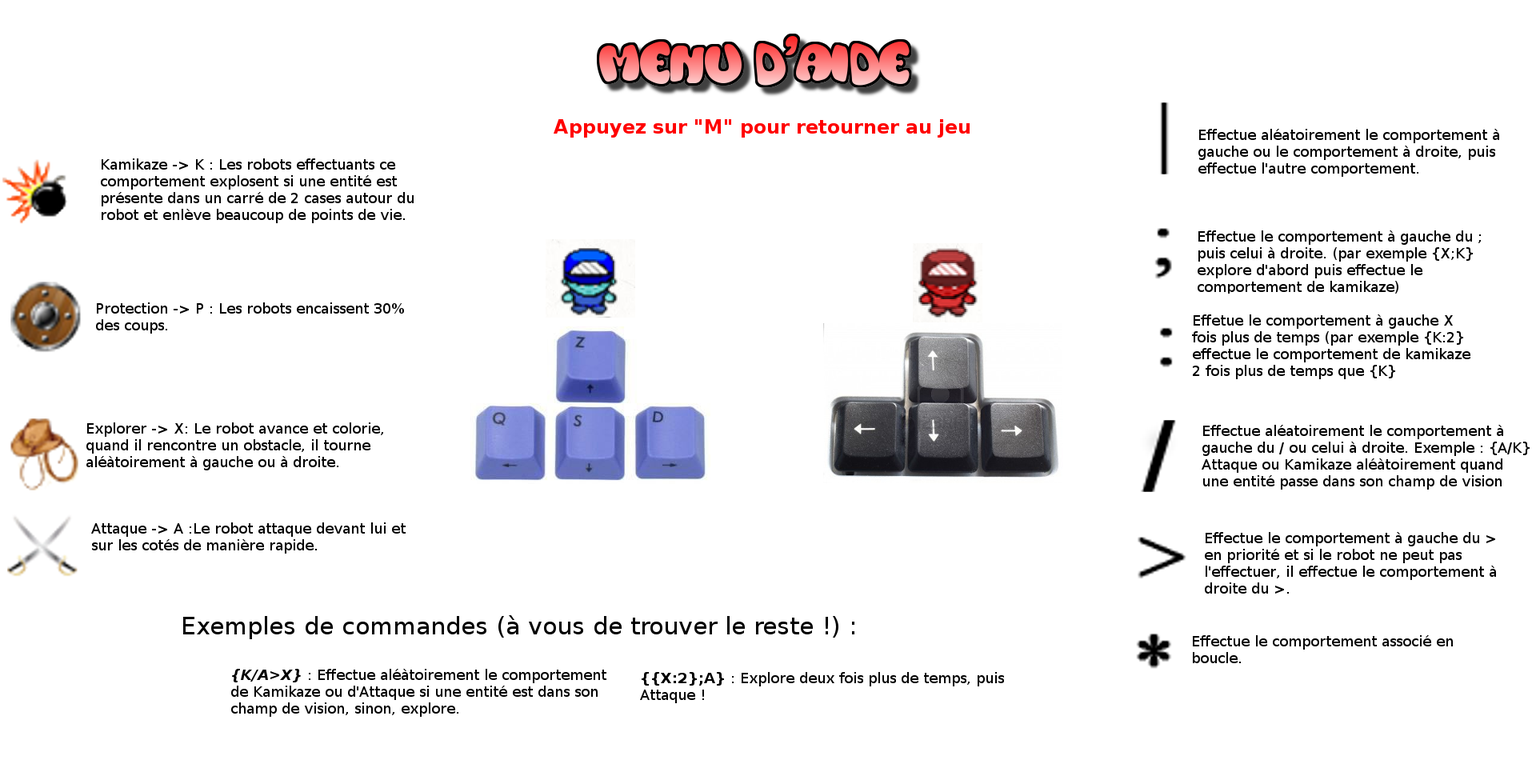
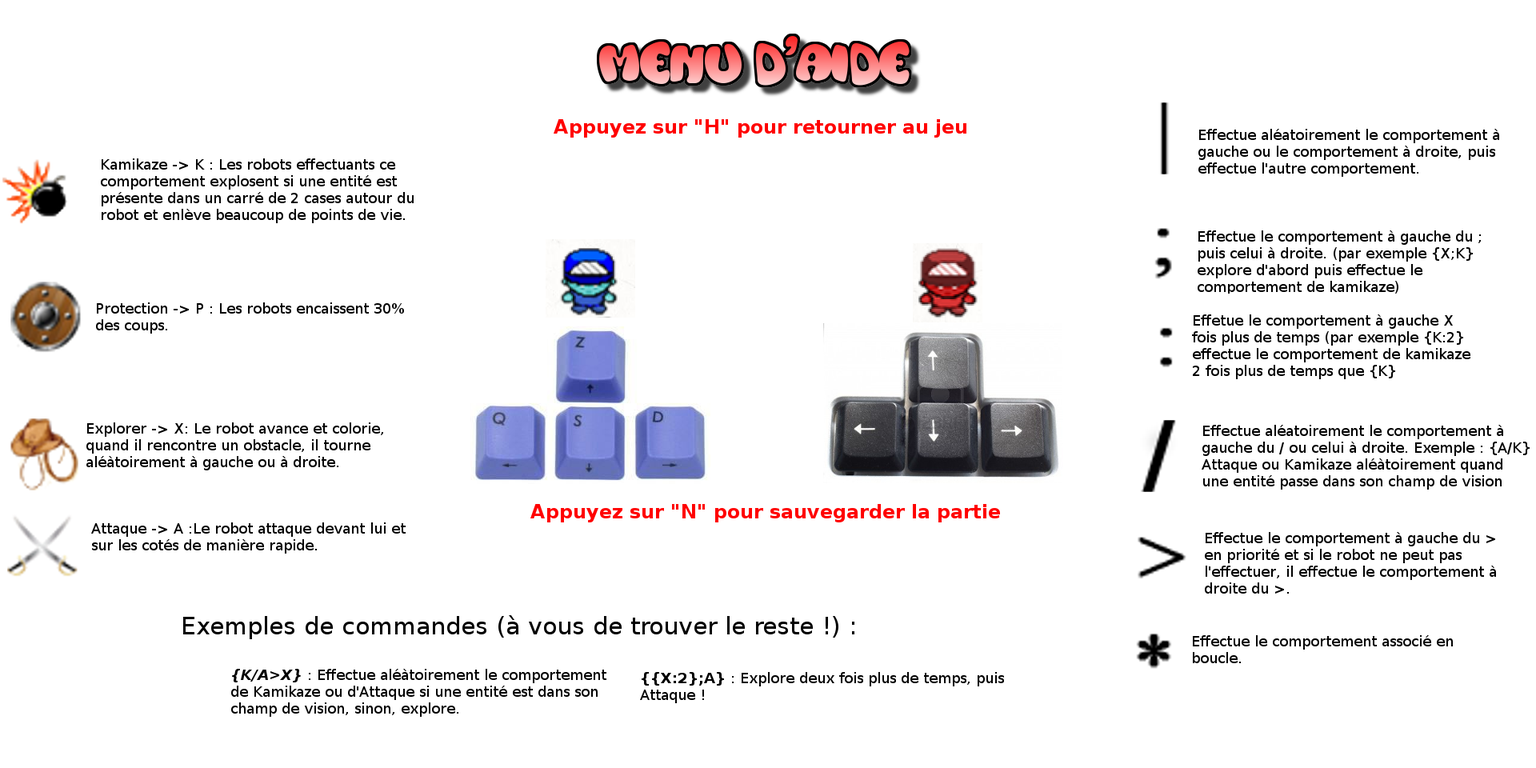
Two versions of the same layered image (1536 × 768). Layer-by-layer changes:
added layer "Appuyez sur 'N' pour sauvegard..." above "Appuyez sur 'H' pour retourner..." over [530, 503, 1000, 523]
renamed "Appuyez sur 'M' pour retourner..." to "Appuyez sur 'H' pour retourner...", painted on it over [708, 119, 970, 138]
